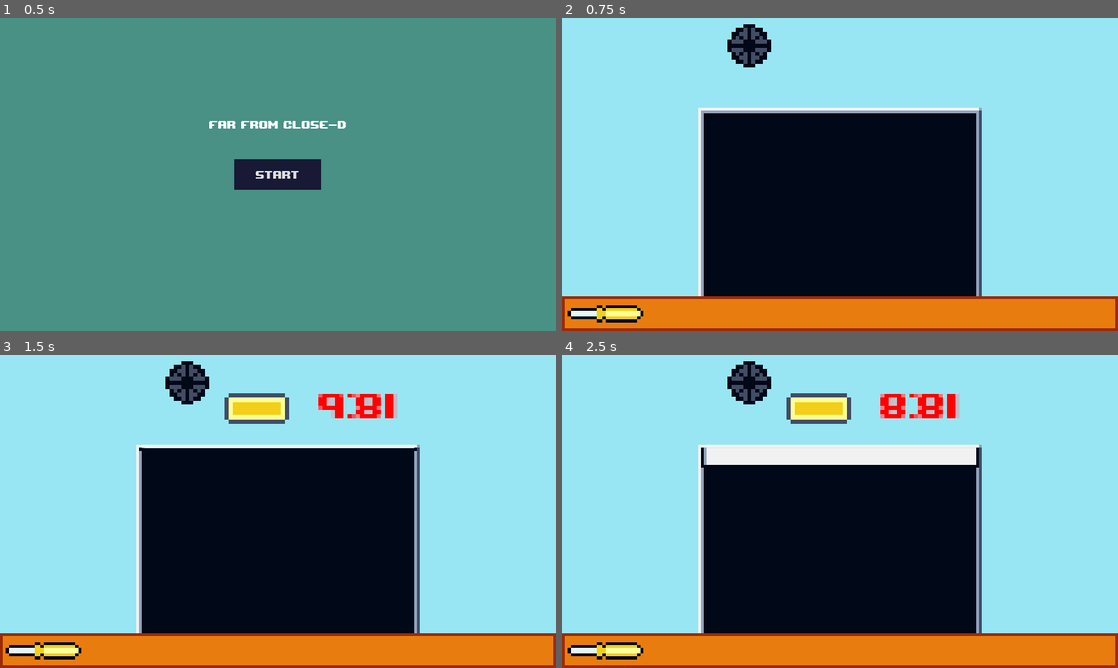
Above: before the commit, frames 1-4 (two rows, left to right).
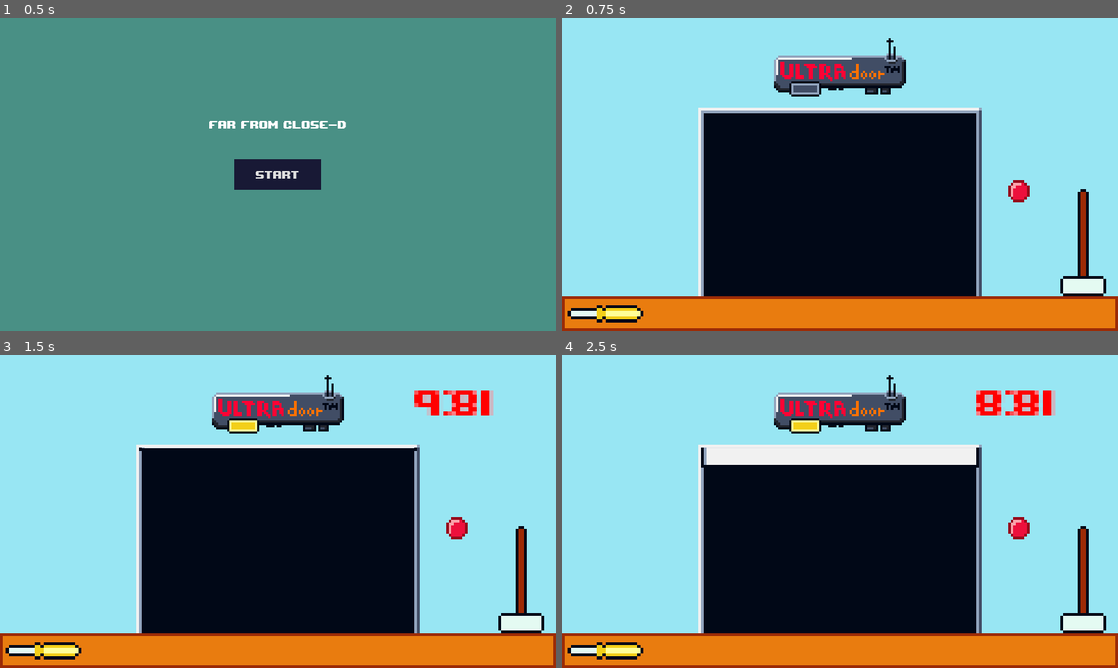
Above: after the commit, the same moments.

Repository: Pranav-Badrinathan/Close-d
Game: Godot game, scene res://scenes/StartScreen.tscn
Same seed, same stepped clock (60 frames per second), same inputs: the game is played once before the commit and once after it.
Inputs (mouse positions are in pixels of both pictures, inside the frame that each line leads up to; where the layout moved, square brackets give the same spot in the first picture):
- Up to frame 1 (0.5 s): no input
- Up to frame 2 (0.75 s): click "Start" at 0.5 s
- Up to frame 3 (1.5 s): click (455, 527) [189, 383] at 1.25 s
- Up to frame 4 (2.5 s): click (1017, 527) [751, 383] at 2 s

Frame 1 is identical in both runs. In frame 2, 4.9% of the frame differs, in the area x 29-98%, y 2-89%; in frame 3, 6.2%; in frame 4, 6.3%.

Commit message:
Better button texture, lights work, machine added.

Diff:
--- a/scenes/Door.tscn
+++ b/scenes/Door.tscn
@@ -1,11 +1,14 @@
-[gd_scene load_steps=8 format=2]
+[gd_scene load_steps=11 format=2]
 
 [ext_resource path="res://sprites/light_on.png" type="Texture" id=1]
 [ext_resource path="res://mask.png" type="Texture" id=2]
 [ext_resource path="res://scripts/Door.gd" type="Script" id=3]
-[ext_resource path="res://sprites/crank.png" type="Texture" id=4]
+[ext_resource path="res://sprites/red_button.png" type="Texture" id=4]
 [ext_resource path="res://sprites/door.png" type="Texture" id=5]
 [ext_resource path="res://upheavtt.ttf" type="DynamicFontData" id=6]
+[ext_resource path="res://sprites/green_button.png" type="Texture" id=7]
+[ext_resource path="res://sprites/machine.png" type="Texture" id=8]
+[ext_resource path="res://sprites/light_off.png" type="Texture" id=9]
 
 [sub_resource type="DynamicFont" id=1]
 size = 28
@@ -13,6 +16,8 @@
 
 [node name="Door" type="Node2D"]
 script = ExtResource( 3 )
+light_on = ExtResource( 1 )
+light_off = ExtResource( 9 )
 
 [node name="SlideMask" type="Light2D" parent="."]
 position = Vector2( 0, -62 )
@@ -21,6 +26,14 @@
 mode = 3
 range_item_cull_mask = 2
 
+[node name="Machine" type="Sprite" parent="."]
+position = Vector2( 0, -150 )
+scale = Vector2( 7.5, 7.5 )
+texture = ExtResource( 8 )
+
+[node name="Light" type="Sprite" parent="Machine"]
+position = Vector2( -16, 10 )
+
 [node name="Door" type="Sprite" parent="."]
 light_mask = 2
 scale = Vector2( 10, 10 )
@@ -28,26 +41,22 @@
 centered = false
 offset = Vector2( -48, -64 )
 
-[node name="Light" type="Sprite" parent="."]
-position = Vector2( -73, -135 )
-scale = Vector2( 15, 15 )
-texture = ExtResource( 1 )
-
 [node name="OpenButton" type="TextureButton" parent="."]
-margin_left = -388.0
-margin_top = -299.0
-margin_right = -238.0
-margin_bottom = -149.0
+margin_left = 580.0
+margin_top = 240.0
+margin_right = 655.0
+margin_bottom = 315.0
 texture_normal = ExtResource( 4 )
+texture_pressed = ExtResource( 7 )
 expand = true
 stretch_mode = 5
 
 [node name="TimeReadout" type="Label" parent="."]
 modulate = Color( 2, 2, 2, 1 )
-margin_left = 140.0
-margin_top = -230.0
-margin_right = 200.0
-margin_bottom = -202.0
+margin_left = 470.0
+margin_top = -241.0
+margin_right = 530.0
+margin_bottom = -213.0
 rect_scale = Vector2( 6, 6 )
 custom_colors/font_color = Color( 0.792157, 0, 0, 1 )
 custom_fonts/font = SubResource( 1 )
--- a/scenes/scene.tscn
+++ b/scenes/scene.tscn
@@ -1,8 +1,9 @@
-[gd_scene load_steps=4 format=2]
+[gd_scene load_steps=5 format=2]
 
 [ext_resource path="res://scenes/Draggable.tscn" type="PackedScene" id=1]
 [ext_resource path="res://scenes/Door.tscn" type="PackedScene" id=2]
 [ext_resource path="res://sprites/Background.png" type="Texture" id=3]
+[ext_resource path="res://sprites/sledgehammer.png" type="Texture" id=4]
 
 [node name="Node2D" type="Node2D"]
 
@@ -16,3 +17,8 @@
 
 [node name="Screwdriver" parent="." instance=ExtResource( 1 )]
 position = Vector2( 150, 1020 )
+
+[node name="Area2D" parent="." instance=ExtResource( 1 )]
+position = Vector2( 1800, 775 )
+_tool = 2
+image = ExtResource( 4 )
--- a/scripts/Door.gd
+++ b/scripts/Door.gd
@@ -3,7 +3,7 @@
 enum State {OPEN, CLOSING, OPENING}
 
 onready var door = get_node("Door")
-onready var light = get_node("Light")
+onready var light = get_node("Machine/Light")
 onready var time_readout = get_node("TimeReadout")
 
 var door_state = State.OPEN
@@ -13,6 +13,8 @@
 var time_until_open = 10
 
 export var door_speed = 10
+export (Texture) var light_on
+export (Texture) var light_off
 
 var open_speed = 1
 var close_speed = 0.09
@@ -21,7 +23,7 @@
 
 func _ready():
 	door_interval = [0, door.texture.get_size().y * door.transform.get_scale().y]
-	light.visible = false
+	light.texture = light_off
 	time_readout.visible = false
 
 func _process(d):
@@ -54,16 +56,16 @@
 
 func opening_to_open():
 	door_state = State.OPEN
-	light.visible = false
+	light.texture = light_off
 
 func start_opening():
 	door_state = State.OPENING
-	light.visible = true
+	light.texture = light_on
 	peak_progress = door_progress
 
 func start_closing():
 	door_state = State.CLOSING
-	light.visible = true
+	light.texture = light_on
 
 func _on_OpenButton_pressed():
 	if door_state == State.OPEN:
Binary file added: sprites/green_button.png
Not shown, added: sprites/green_button.png.import
Binary file changed: sprites/light_off.png
Binary file changed: sprites/light_on.png
Binary file added: sprites/red_button.png
Not shown, added: sprites/red_button.png.import
